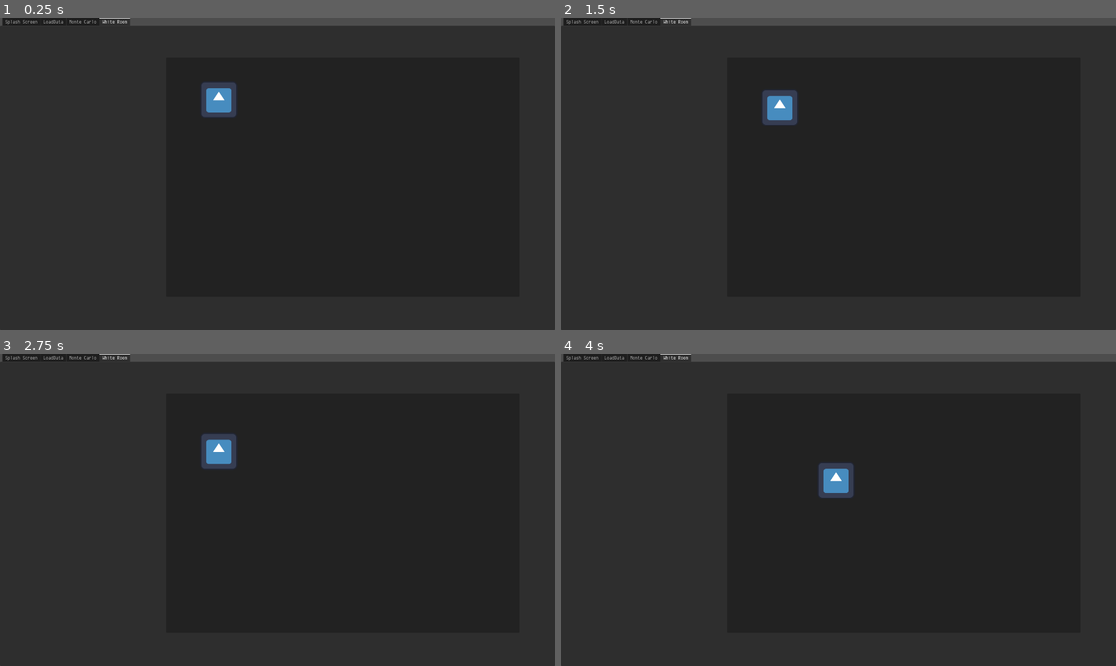
Above: before the commit, frames 1-4 (two rows, left to right).
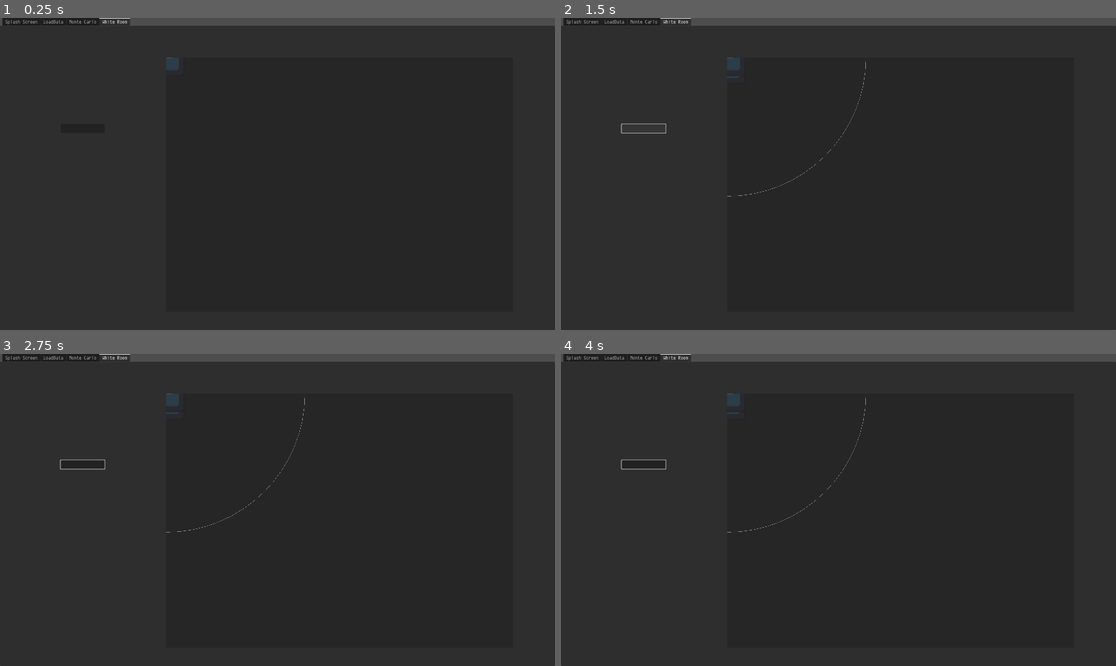
Above: after the commit, the same moments.

Repository: Scarfsman/WhiteRoom
Game: Godot game, scene res://main.tscn
Two runs of this game, one before a commit and one after it. Both use one fixed random seed, a clock stepped at 60 frames per second and the inputs below. The engine's default icon, where the game draws it, is replaced by a stand-in: a white triangle on a blue panel in a dark square.
Inputs (mouse positions are in pixels of both pictures, inside the frame that each line leads up to; where the layout moved, square brackets give the same spot in the first picture):
- Up to frame 1 (0.25 s): no input
- Up to frame 2 (1.5 s): click (727, 58) [777, 99] at 0.5 s; click (644, 127) at 1.27 s
- Up to frame 3 (2.75 s): click (216, 444) at 2.02 s
- Up to frame 4 (4 s): click (777, 450) at 2.77 s; tap Enter at 3.5 s; move the mouse to (960, 494) at 3.52 s

The runs differ from the first frame. In frame 1, 0.8% of the frame differs, in the area x 29-43%, y 12-32%; in frame 2, 0.9%, in the area x 10-55%, y 12-58%; in frame 3, 0.9%; in frame 4, 0.9%.

Commit message:
added circle to show how far the unit can move

Diff:
--- a/main.tscn
+++ b/main.tscn
@@ -6,8 +6,8 @@
 [ext_resource type="FontFile" uid="uid://cb3a1aglu7cw4" path="res://Fonts/Envy Code R.ttf" id="3_6lbhf"]
 [ext_resource type="Script" path="res://scripts/monte_calro.gd" id="5_stiw4"]
 [ext_resource type="Script" path="res://scripts/graph.gd" id="5_ymnst"]
-[ext_resource type="Texture2D" uid="uid://c0tn6os2woo7n" path="res://icon.svg" id="7_ogo76"]
-[ext_resource type="Script" path="res://object.gd" id="8_cnuny"]
+[ext_resource type="Script" path="res://white_room.gd" id="7_id5n1"]
+[ext_resource type="PackedScene" uid="uid://qt6grn08pcky" path="res://unit.tscn" id="8_vxhvu"]
 
 [node name="Main" type="Node"]
 script = ExtResource("1_n536m")
@@ -194,38 +194,33 @@
 
 [node name="White Room" type="TabBar" parent="TabContainer"]
 layout_mode = 2
+script = ExtResource("7_id5n1")
 metadata/_tab_index = 3
 
 [node name="Panel" type="Panel" parent="TabContainer/White Room"]
+clip_children = 2
 layout_mode = 0
 offset_left = 575.0
 offset_top = 110.0
-offset_right = 1797.0
-offset_bottom = 938.0
-
-[node name="Object" type="Sprite2D" parent="TabContainer/White Room/Panel"]
-position = Vector2(182, 146)
-texture = ExtResource("7_ogo76")
-script = ExtResource("8_cnuny")
-
-[node name="Button" type="Button" parent="TabContainer/White Room/Panel/Object"]
-self_modulate = Color(1, 1, 1, 0)
-anchors_preset = 15
-anchor_right = 1.0
-anchor_bottom = 1.0
-offset_left = -64.0
-offset_top = -64.0
-offset_right = -64.0
-offset_bottom = -64.0
-grow_horizontal = 2
-grow_vertical = 2
-
+offset_right = 1775.0
+offset_bottom = 990.0
+
+[node name="Unit" parent="TabContainer/White Room/Panel" instance=ExtResource("8_vxhvu")]
+
+[node name="Load" type="Button" parent="TabContainer/White Room"]
+layout_mode = 1
+anchors_preset = -1
+offset_left = 210.0
+offset_top = 340.0
+offset_right = 362.0
+offset_bottom = 371.0
+grow_vertical = 2
+
+[connection signal="file_selected" from="FileDialogRed" to="." method="_on_file_dialog_red_file_selected"]
 [connection signal="file_selected" from="FileDialogRed" to="." method="_on_file_dialog_file_selected"]
-[connection signal="file_selected" from="FileDialogRed" to="." method="_on_file_dialog_red_file_selected"]
 [connection signal="pressed" from="TabContainer/LoadData/Load" to="." method="_on_load_pressed"]
 [connection signal="item_selected" from="TabContainer/LoadData/OptionButton" to="." method="_on_option_button_item_selected"]
 [connection signal="item_selected" from="TabContainer/Monte Carlo/AttackerSelection" to="TabContainer/Monte Carlo" method="_on_subject_selection_item_selected"]
 [connection signal="item_selected" from="TabContainer/Monte Carlo/AttackerWeaponType" to="TabContainer/Monte Carlo" method="_on_subject_weapon_type_item_selected"]
 [connection signal="item_selected" from="TabContainer/Monte Carlo/DefenderSelection" to="TabContainer/Monte Carlo" method="_on_target_selection_item_selected"]
-[connection signal="button_down" from="TabContainer/White Room/Panel/Object/Button" to="TabContainer/White Room/Panel/Object" method="_on_button_button_down"]
-[connection signal="button_up" from="TabContainer/White Room/Panel/Object/Button" to="TabContainer/White Room/Panel/Object" method="_on_button_button_up"]
+[connection signal="pressed" from="TabContainer/White Room/Load" to="TabContainer/White Room" method="_on_load_pressed"]
--- a/object.gd
+++ b/object.gd
@@ -7,7 +7,7 @@
 var rightBound: float
 var upperBound: float
 var lowerBound: float
-var maxDist: float = 200
+var maxDist: float =  globals.inchesToPixels(24)
 
 var startPos: Vector2 = Vector2(0, 0)
 
@@ -18,6 +18,15 @@
     rightBound = offsetParent[0] + boundries[0]
     upperBound = offsetParent[1]
     lowerBound = offsetParent[1] + boundries[1]
+
+func _draw() -> void:
+    if dragging:
+        print(startPos)
+        draw_circle(startPos - global_position,
+                    maxDist,
+                    Color.GRAY,
+                    false)
+
 
 # Called every frame. 'delta' is the elapsed time since the previous frame.
 func _process(delta: float) -> void:
@@ -32,6 +41,7 @@
         var y = (targetPos[1] - startPos[1])
         var travelDist: float = (x**2) + (y**2)
         travelDist = pow(travelDist, 1/2.0)
+        print(travelDist)
         #if we are traveling further than we are allowed, stop that
         if travelDist > maxDist:
             #get the angle of instance based on our current target
@@ -42,6 +52,7 @@
             var yNew = startPos[1] + (maxDist * sin(angle))
             targetPos = Vector2(xNew, yNew)
         position = targetPos - offsetParent
+        queue_redraw()
 
 func _on_button_button_down() -> void:
     dragging = true
--- a/scripts/Globals.gd
+++ b/scripts/Globals.gd
@@ -44,6 +44,7 @@
                             'Abilities',
                             'Count']
 
+#section for loading data
 func addModels(idnumber, datasheetName, modelName, profile, count):
     var chars = [idnumber, datasheetName, modelName]
 
@@ -189,6 +190,7 @@
     else:
         print("File Doesn't exist")
 
+#section for monte carlo simulation
 func getAttacks(attacks, count, abilities):
     var totalAttacks = 0
     if attacks is String:
@@ -425,3 +427,8 @@
         sortedDict[key] = totalDamage[key]
     print('----------------------------------------')
     return sortedDict
+
+#functions for moving models
+
+func inchesToPixels(inches) -> float:
+    return inches * 20
--- /dev/null
+++ b/unit.tscn
@@ -0,0 +1,22 @@
+[gd_scene load_steps=3 format=3 uid="uid://qt6grn08pcky"]
+
+[ext_resource type="Texture2D" uid="uid://c0tn6os2woo7n" path="res://icon.svg" id="1_mgtl1"]
+[ext_resource type="Script" path="res://object.gd" id="2_g7d53"]
+
+[node name="Object" type="Sprite2D"]
+texture = ExtResource("1_mgtl1")
+script = ExtResource("2_g7d53")
+
+[node name="Button" type="Button" parent="."]
+anchors_preset = 15
+anchor_right = 1.0
+anchor_bottom = 1.0
+offset_left = -64.0
+offset_top = -64.0
+offset_right = -64.0
+offset_bottom = -64.0
+grow_horizontal = 2
+grow_vertical = 2
+
+[connection signal="button_down" from="Button" to="." method="_on_button_button_down"]
+[connection signal="button_up" from="Button" to="." method="_on_button_button_up"]
--- /dev/null
+++ b/white_room.gd
@@ -0,0 +1,14 @@
+extends TabBar
+
+@onready var unit = preload("res://unit.tscn")
+
+# Called when the node enters the scene tree for the first time.
+func _ready() -> void:
+    pass # Replace with function body.
+
+# Called every frame. 'delta' is the elapsed time since the previous frame.
+
+
+func _on_load_pressed() -> void:
+    var newUnit = unit.instantiate()
+    $Panel.add_child(newUnit)
